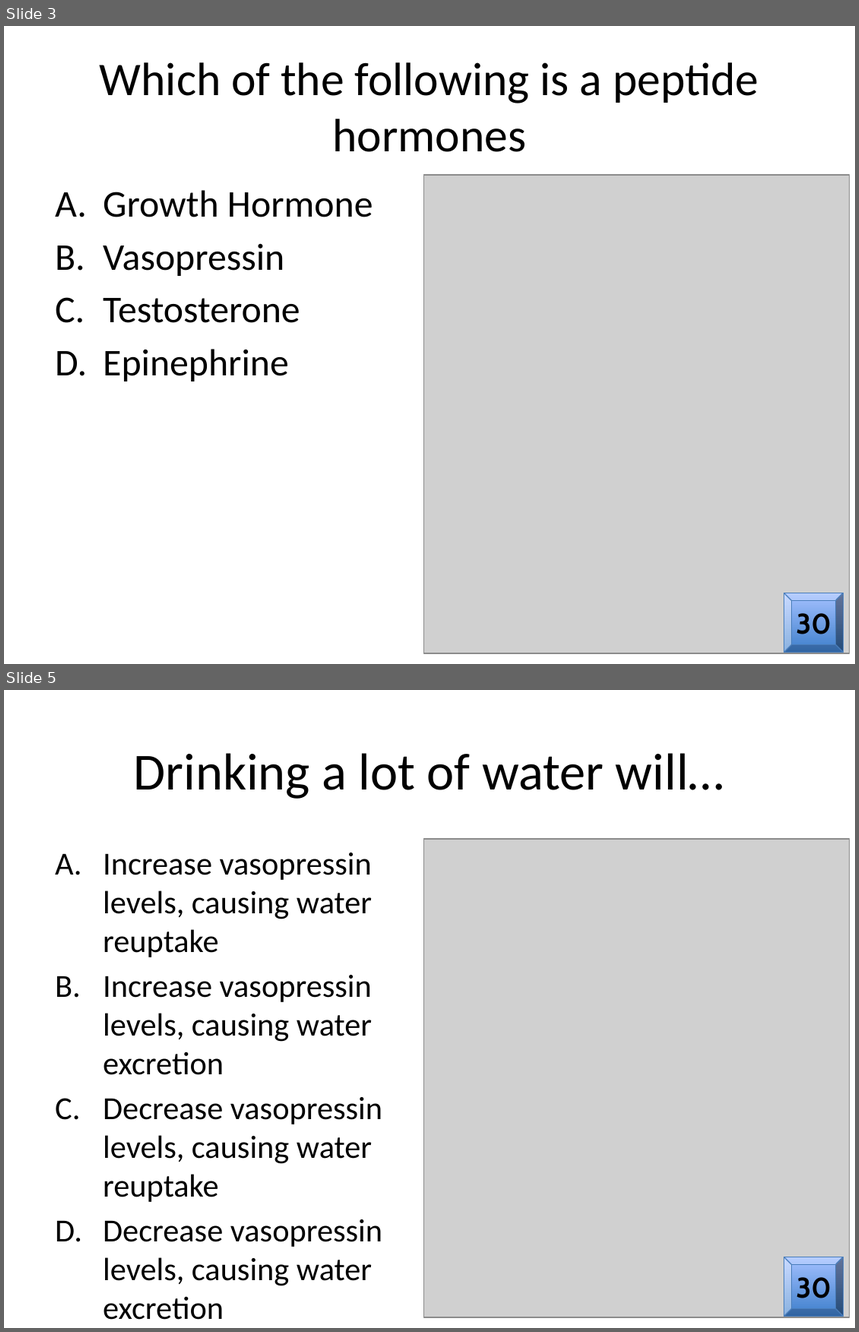
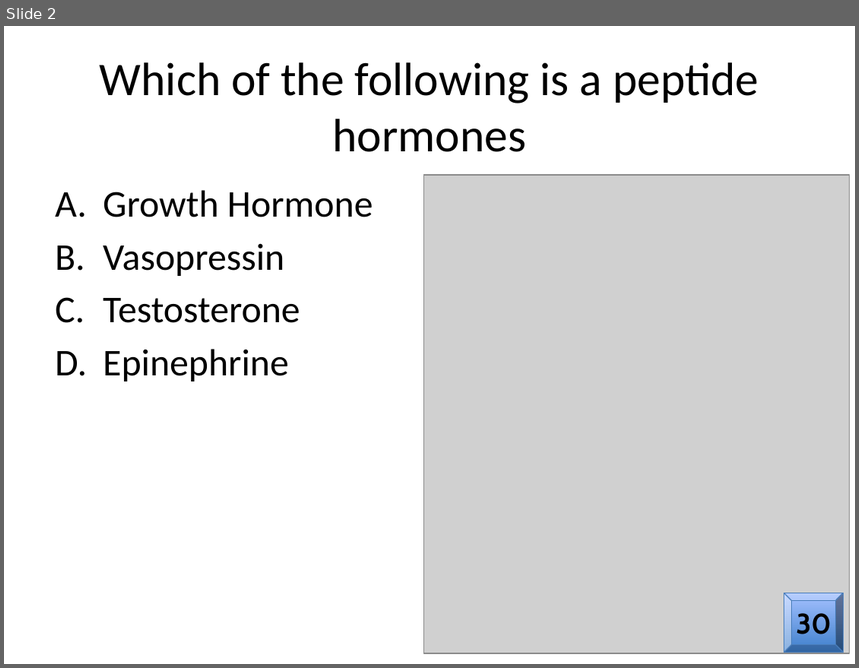
Before and after one commit to detricksnyder/TeachingLectures, a slide deck: PHYS101/endocrine-control-systems/quiz.pptx. Shown one above the other, each under a label of ours: slides 3 and 5 before the commit, slide 2 after it; the slides between them are not shown. The pictures are 859x1332 and 859x668 pixels, drawn with LibreOffice and Linux fonts; fonts in the diff are those of the drawing; grey boxes stand for pictures. Boxes give left, top, right and bottom in pixels: in the first picture for what was removed or moved away, otherwise in the second. Text is boxed around its words. In the diff, an @@ line names an element or a change of style, - is before the commit and + after.

```diff
--- a/PHYS101/endocrine-control-systems/quiz.pptx
+++ b/PHYS101/endocrine-control-systems/quiz.pptx
@@ slide 5 removed at <box>4,690,855,1328</box>, background #FFFFFF @@
@@ title removed at <box>134,753,724,799</box> @@
-Drinking a lot of water will…
@@ picture removed at <box>424,839,849,1317</box> @@
@@ text removed at <box>103,853,382,1320</box> @@
-A. Increase vasopressin levels, causing water reuptake
-B. Increase vasopressin levels, causing water excretion
-C. Decrease vasopressin levels, causing water reuptake
-D. Decrease vasopressin levels, causing water excretion
@@ bevel removed at <box>785,1258,843,1316</box> @@
@@ text removed at <box>796,1274,831,1299</box> @@
-30
@@ what was slide 3 is now slide 2 @@
```
Also in this commit, not shown: 2 other slides removed.
